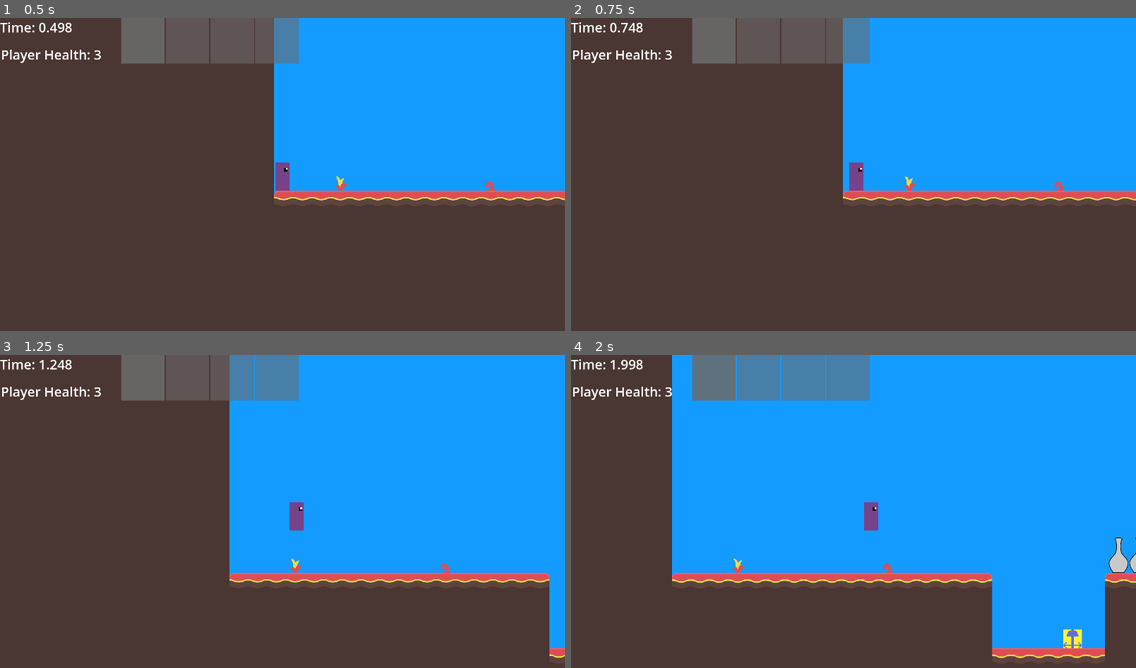
Above: before the commit, frames 1-4 (two rows, left to right).
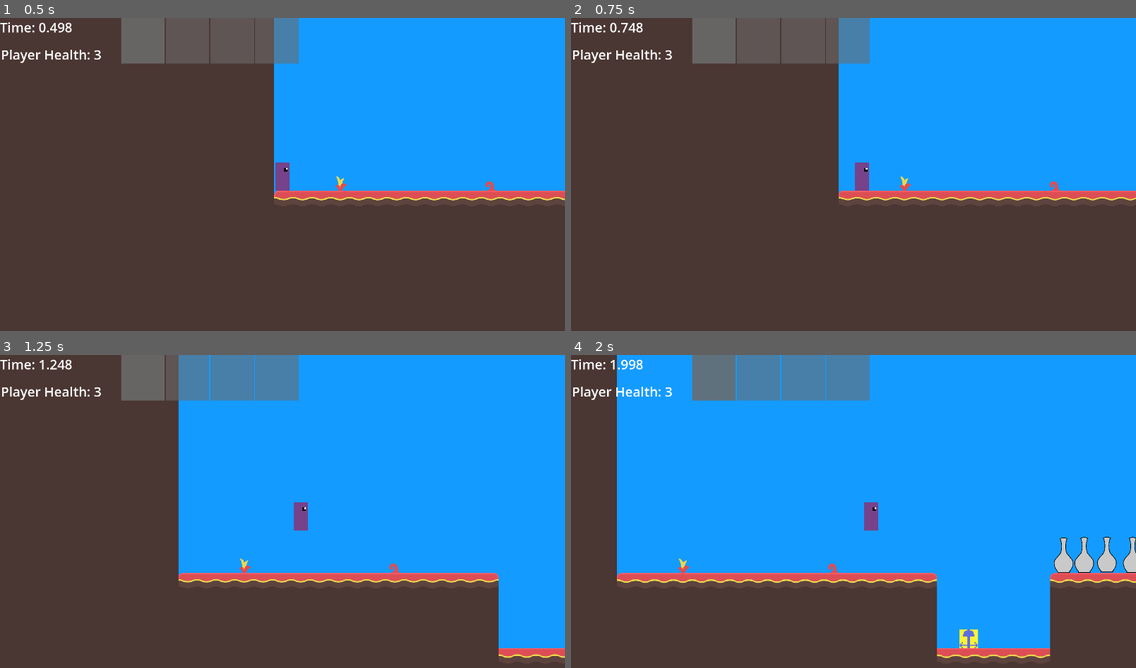
Above: after the commit, the same moments.

Repository: AidanCooper2003/AshenSkies
Game: Godot game, scene res://scenes/levels/playtest_level.tscn
The game is run twice, just before and just after one commit, with the same random seed, the same clock (stepped at 60 frames per second) and the same inputs.
Inputs (mouse positions are in pixels of both pictures, inside the frame that each line leads up to):
- Up to frame 1 (0.5 s): no input
- Up to frame 2 (0.75 s): move the mouse to (977, 161) at 0.52 s; press the mouse at (977, 161) at 0.53 s; hold D (Move Right) from 0.53 s (still down)
- Up to frame 3 (1.25 s): keep holding D (Move Right); tap Space (Jump) at 0.77 s; right-click (406, 498) at 0.8 s
- Up to frame 4 (2 s): keep holding D (Move Right); move the mouse to (740, 530) at 1.27 s; release the mouse at (740, 530) at 1.28 s; right-click (740, 530) at 1.35 s; tap Space (Jump) at 1.52 s; tap E (Tertiary Fire) at 1.55 s

Frame 1 is identical in both runs. In frame 2, 1.1% of the frame differs, in the area x 47-100%, y 0-59%; in frame 3, 9.7%; in frame 4, 14%, in the area x 8-100%, y 0-97%.

Commit message:
Added speed buff

Diff:
--- a/csv/conditions.csv
+++ b/csv/conditions.csv
@@ -1,5 +1,5 @@
 condition-name,modification-1,amount-1,modification-2,amount-2,modification-3,amount-3,modification-4,amount-4,modification-5,amount-5
-caffeinated,speed,0.1,,,,,,,,
+caffeinated,speed,0.3,,,,,,,,
 burning,damage_over_time,15,,,,,,,,
 deluged,end_burning,1,,,,,,,,
 supernova,damage_dealt,1,damage_over_time,10,,,,,,
--- a/scripts/entity-components/condition_handlergd.gd
+++ b/scripts/entity-components/condition_handlergd.gd
@@ -4,11 +4,41 @@
 
 var conditions: Dictionary
 
-# A condition has
-# Key: Name of Condition
-# Time Left
-# Modifications (Dictionary, key is type, amount is value)
-# Modication Type
-# Modification Amount (-0.1 for 10% reduction, 0.1 for 10% increase)
-# If it is a boolean for active/inactive, each 1 will increase the effect to some maximum amount.
-# Negatives could have certain effects for some modifications
+#A condition has
+#Key: Name of Condition
+#Time Left
+#Modifications (Dictionary, key is type, amount is value)
+#Modication Type
+#Modification Amount (-0.1 for 10% reduction, 0.1 for 10% increase)
+#If it is a boolean for active/inactive, each 1 will increase the effect to some maximum amount.
+#Negatives could have certain effects for some modifications
+
+func _physics_process(delta) -> void:
+	if not conditions.is_empty():
+		for condition in conditions:
+			conditions[condition]["time"] -= delta
+			if conditions[condition]["time"] <= 0:
+				conditions.erase(condition)
+	print(conditions)
+
+func _ready() -> void:
+	await owner.owner.ready
+	add_condition("caffeinated", 1)
+	print(conditions)
+
+
+func add_condition(condition_name: String, time: float) -> void:
+	if not conditions.has(condition_name):
+		var modifications := CSVManager.get_condition_modifications(condition_name)
+		conditions[condition_name] = modifications
+	elif conditions[condition_name]["time"] > time:
+		return
+	conditions[condition_name]["time"] = time
+
+
+func get_modification(modification_name: String) -> float:
+	var change_amount := 0.0
+	for condition in conditions:
+		if conditions[condition].has(modification_name):
+			change_amount += conditions[condition][modification_name]
+	return change_amount
--- a/scripts/entity-components/walker_component.gd
+++ b/scripts/entity-components/walker_component.gd
@@ -16,29 +16,41 @@
 var walk_direction := 0
 
 var _stopping_threshold := 1.0
+var _condition_handler: ConditionHandler
+
+func _ready():
+	await owner.ready
+	_condition_handler = owner.get_node("ConditionHandler")
 
 ##If an entities velocity + acceleration is within the x velocity bounds, the entity may increase its speed.
 ##If an entities velocity is outside the bounds, do not set it lower in case the entity was launched.
 ##If an entities velocity is outside the bounds, moving in the opposite direction should slow it down.
 func _physics_process(delta) -> void:
+	var speed_modification := 1.0
+	if _condition_handler != null:
+		print(_condition_handler.get_modification("speed"))
+		speed_modification = 1 + _condition_handler.get_modification("speed")
+		print(speed_modification)
 	var current_decceleration_rate = _decceleration_coefficient
 	if not _character_body_2d.is_on_floor():
 		current_decceleration_rate *= _air_decceleration_coefficient
 	var velocity = _character_body_2d.velocity
-	var _intended_x_velocity
+	var intended_x_velocity
+	var modified_acceleration = _acceleration * speed_modification
+	var modified_max_velocity = _max_velocity * speed_modification
 
 	#If moving in the opposite direction than currently moving, use decceleration rate. Otherwise, accelerate normally.
 	if sign(walk_direction) == sign(velocity.x):
-		_intended_x_velocity = velocity.x + (delta * walk_direction * _acceleration)
+		intended_x_velocity = velocity.x + (delta * walk_direction * modified_acceleration * (speed_modification + 1))
 	else:
-		_intended_x_velocity = (
-				velocity.x + (delta * walk_direction * current_decceleration_rate * _acceleration)
+		intended_x_velocity = (
+				velocity.x + (delta * walk_direction * current_decceleration_rate * modified_acceleration * (speed_modification + 1))
 		)
 
-	#If walk_direction is 0, deccelerate
-	if walk_direction == 0:
+	#If walk_direction is 0 or current velocity is outside of bounds, deccelerate
+	if walk_direction == 0 || _character_body_2d.velocity.x >= modified_max_velocity || _character_body_2d.velocity.x <= -modified_max_velocity:
 		var deccelerated_x_velocity = (
-				velocity.x + (delta * _acceleration * current_decceleration_rate * -sign(velocity.x))
+				velocity.x + (delta * modified_acceleration * current_decceleration_rate * -sign(velocity.x) * (speed_modification + 1))
 		)
 		# If decceleration would cause velocity to overshoot 0, set to 0.
 		if abs(deccelerated_x_velocity) > abs(velocity.x) - _stopping_threshold:
@@ -47,8 +59,8 @@
 
 	#If movement is within bounds, or outside of bounds but getting closer to bounds.
 	elif (
-			((-_max_velocity <= _intended_x_velocity) and (_intended_x_velocity <= _max_velocity))
-			or ((_intended_x_velocity < -_max_velocity) and (_intended_x_velocity > velocity.x))
-			or ((_intended_x_velocity > _max_velocity) and (_intended_x_velocity < velocity.x))
+			((-modified_max_velocity <= intended_x_velocity) and (intended_x_velocity <= modified_max_velocity))
+			or ((intended_x_velocity < -modified_max_velocity) and (intended_x_velocity > velocity.x))
+			or ((intended_x_velocity > modified_max_velocity) and (intended_x_velocity < velocity.x))
 	):
-		_character_body_2d.velocity = Vector2(_intended_x_velocity, velocity.y)
+		_character_body_2d.velocity = Vector2(intended_x_velocity, velocity.y)
--- a/scripts/entity-components/weapon_manager.gd
+++ b/scripts/entity-components/weapon_manager.gd
@@ -31,17 +31,17 @@
 
 #Print will show if the weapon has a fire mode with that button. In the future this will be replaced with a sound effect.
 func fire_primary() -> void:
-	if has_weapon() && not instantiated_weapon.fire_primary(_aim_angle):
+	if has_weapon() and not instantiated_weapon.fire_primary(_aim_angle):
 			print("no primary ability")
 
 
 func fire_secondary() -> void:
-	if has_weapon() && not instantiated_weapon.fire_secondary(_aim_angle):
+	if has_weapon() and not instantiated_weapon.fire_secondary(_aim_angle):
 		print("no secondary ability")
 
 
 func fire_tertiary() -> void:
-	if has_weapon() && not instantiated_weapon.fire_tertiary(_aim_angle):
+	if has_weapon() and not instantiated_weapon.fire_tertiary(_aim_angle):
 		print("no tertiary ability")
 
 
--- a/scripts/utility/csv_manager.gd
+++ b/scripts/utility/csv_manager.gd
@@ -60,13 +60,13 @@
 	return _get_names(resources, 0)
 
 
-func get_condition_modification(condition_name: String) -> Dictionary:
+func get_condition_modifications(condition_name: String) -> Dictionary:
 	var condition := {}
 	for i in range(1, _max_modifications + 1):
 		var modification_name = get_property(conditions, 0, i * 2 - 1, condition_name)
 		if modification_name == "":
 			return condition
-		var modification_amount = get_property(conditions, 0, i * 2, condition_name)
+		var modification_amount = get_property(conditions, 0, i * 2, condition_name) as float
 		condition[modification_name] = modification_amount
 	return condition
 
--- a/scripts/utility/debug_helper.gd
+++ b/scripts/utility/debug_helper.gd
@@ -17,7 +17,3 @@
 	if Input.is_action_just_pressed("Debug 4"):
 		var nothing := ""
 		_ui_manager._on_player_weapon_slot_changed(1, nothing)
-
-func _ready():
-	print(CSVManager.get_condition_modification("supernova"))
-	print(CSVManager.get_condition_modification("eudaimonic"))
Not shown, added: scenes/levels/pla1770.tmp
Not shown, added: scenes/levels/plaCCCD.tmp
